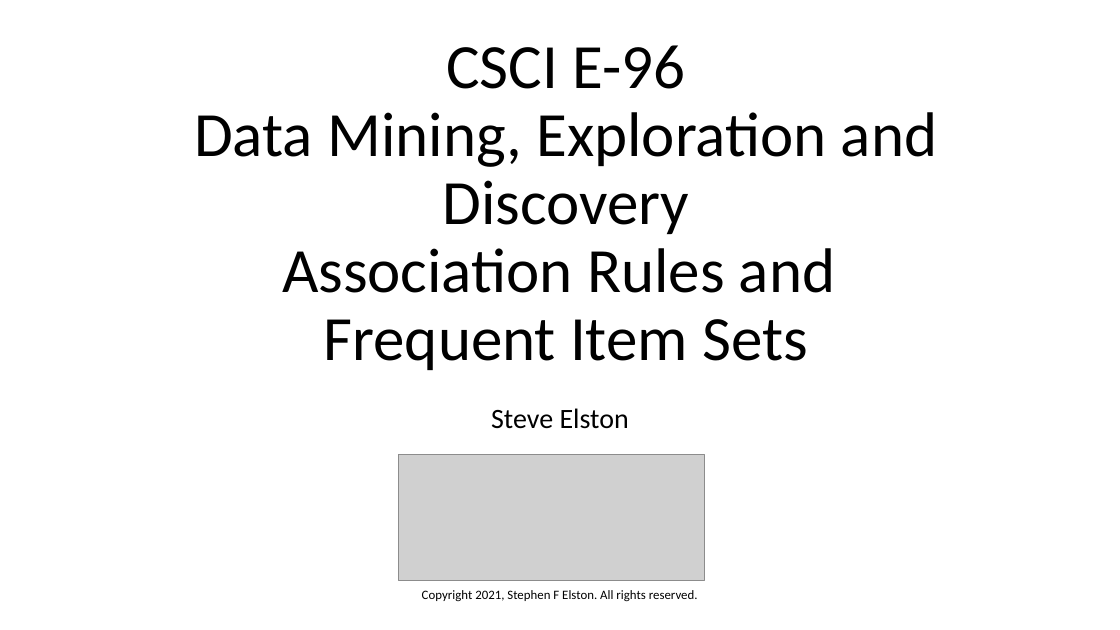
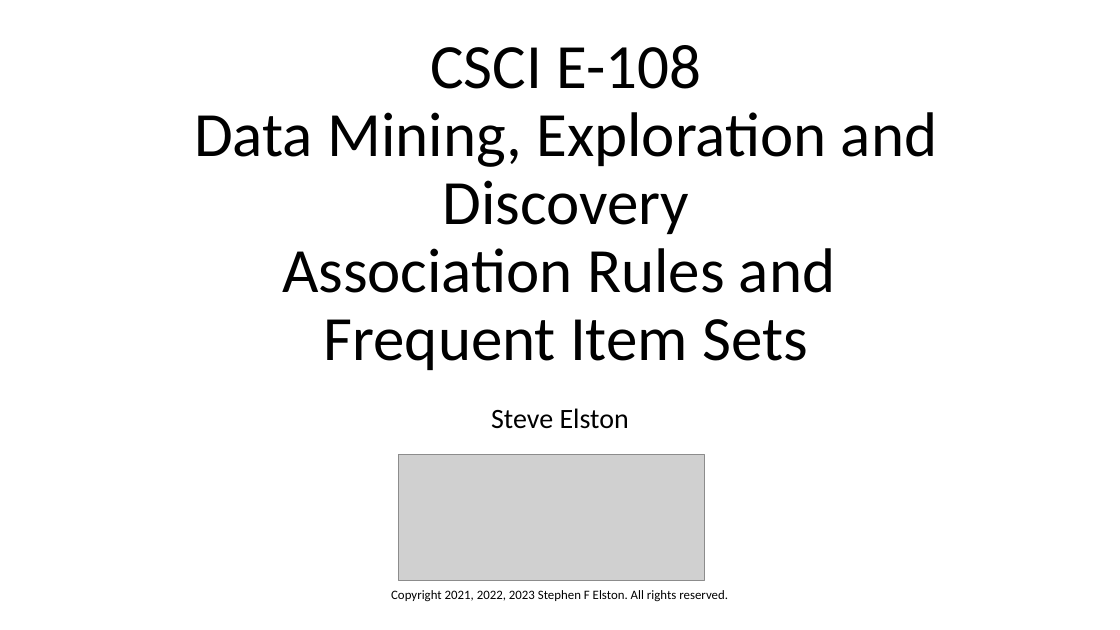
Before and after one commit to StephenElston/CSCI-E-108, a slide deck: slide 1 of slides/11_AssociationsFrequentItems.pptx. Drawn at 1120x630 pixels with LibreOffice and Linux fonts; fonts in the diff are those of the drawing; grey boxes stand for pictures. Boxes give left, top, right and bottom in pixels: in the first picture for what was removed or moved away, otherwise in the second. Text is boxed around its words. In the diff, an @@ line names an element or a change of style, - is before the commit and + after.

```diff
--- a/slides/11_AssociationsFrequentItems.pptx
+++ b/slides/11_AssociationsFrequentItems.pptx
@@ title at [194, 45, 937, 370]: text changed @@
-CSCI E-96
-Data Mining, Exploration and
-Discovery
-Association Rules and
-Frequent Item Sets
+CSCI E-108
+Data Mining, Exploration and
+Discovery
+Association Rules and
+Frequent Item Sets
@@ text at [391, 590, 728, 602]: text changed @@
-Copyright 2021, Stephen F Elston. All rights reserved.
+Copyright 2021, 2022, 2023 Stephen F Elston. All rights reserved.
```
Also in this commit, not shown: 6 other slides changed, 5 slides added.
